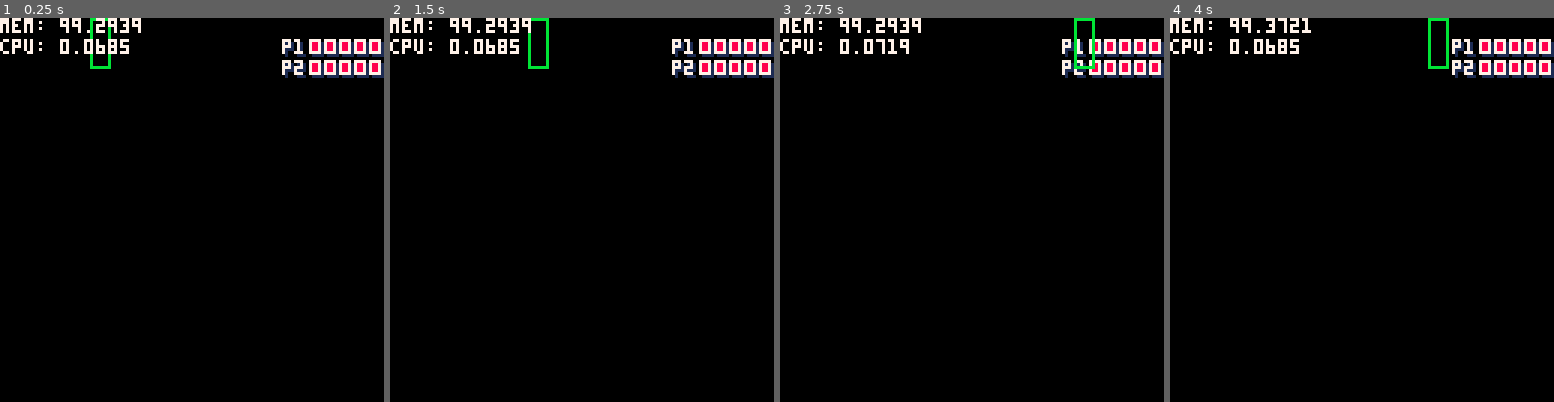
Above: before the commit, frames 1-4 (left to right).
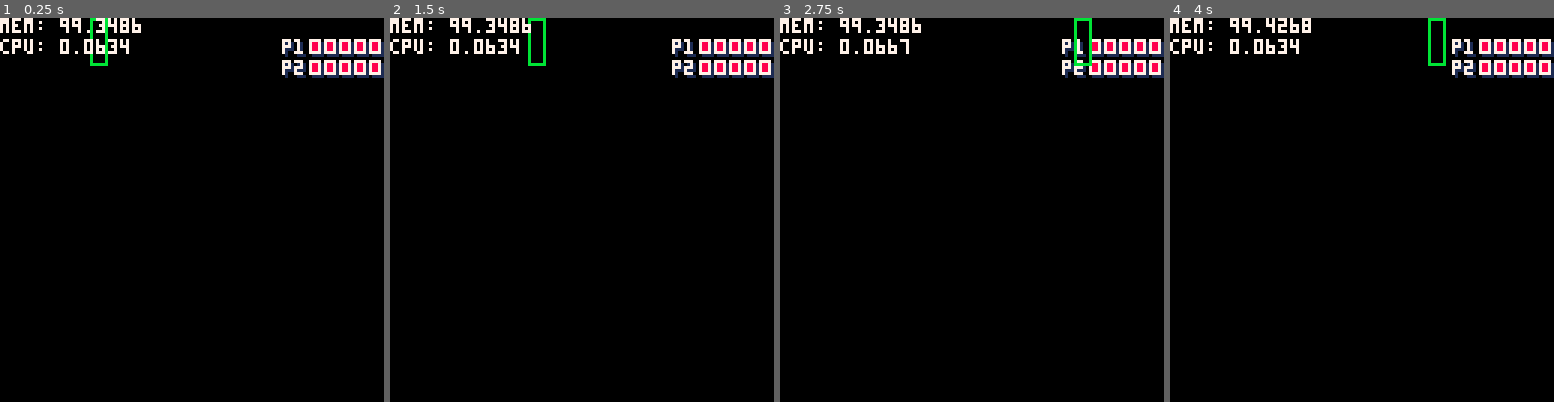
Above: after the commit, the same moments.

Repository: ridgekuhn/pico8-platformer-engine
Game: PICO-8 cartridge src/index.p8
Same seed, same stepped clock (60 frames per second), same inputs: the game is played once before the commit and once after it.
Inputs:
- Up to frame 1 (0.25 s): no input
- Up to frame 2 (1.5 s): tap X (X key) at 0.33, 1.07 s; tap O (Z key) at 0.7 s
- Up to frame 3 (2.75 s): hold Right 1.6-2.1 s; tap O (Z key) at 1.7, 2.1, 2.5 s; tap X (X key) at 1.85 s; hold Up 2.15-2.42 s; hold Right from 2.47 s (still down)
- Up to frame 4 (4 s): tap O (Z key) at 2.9, 3.3, 3.7 s; tap X (X key) at 2.97 s; release Right at 3.03 s; hold Left 3.08-3.58 s; hold Down 3.63-3.97 s

The runs differ from the first frame. In frame 1, 0.3% of the frame differs, in the area x 23-37%, y 0-14%; in frame 2, 0.4%; in frame 3, 0.5%, in the area x 25-83%, y 0-14%; in frame 4, 0.5%.

Commit message:
FIXUP hitbox boundary getters

Diff:
--- a/src/controllers/actors.lua
+++ b/src/controllers/actors.lua
@@ -116,7 +116,7 @@
   local dir = dir or self[axis..'dir']
 
   if(dir == 1) then
-    d += self['get_'..axis..'max'](self) - 1
+    d += self['get_'..axis..'max'](self)
   else
     d += self['get_'..axis..'min'](self)
   end
@@ -162,7 +162,7 @@
     local c = self:get_coll_solid('y', i, 1)
 
     if(c) then
-      return c - self:get_ymax()
+      return c - self:get_ymax() - 1
     end
   end
 
--- a/src/models/actors.lua
+++ b/src/models/actors.lua
@@ -161,7 +161,7 @@
 end
 
 function actors:get_xmax()
-	return self.x + self.hitbox.ox + self.hitbox.w
+	return self.x + self.hitbox.ox + self.hitbox.w - 1
 end
 
 function actors:get_ymin()
@@ -169,5 +169,5 @@
 end
 
 function actors:get_ymax()
-	return self.y + self.hitbox.oy + self.hitbox.h
+	return self.y + self.hitbox.oy + self.hitbox.h - 1
 end
